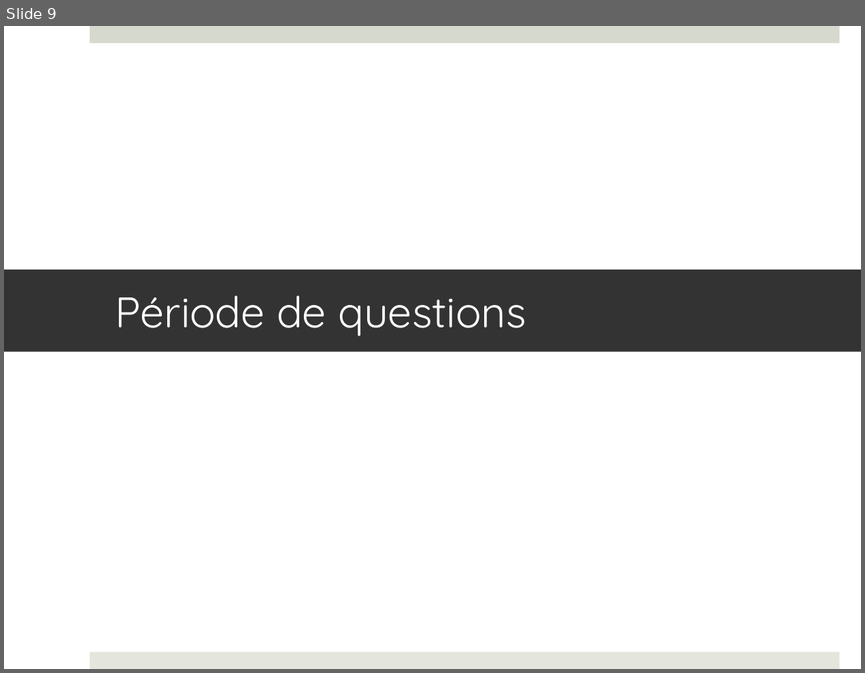
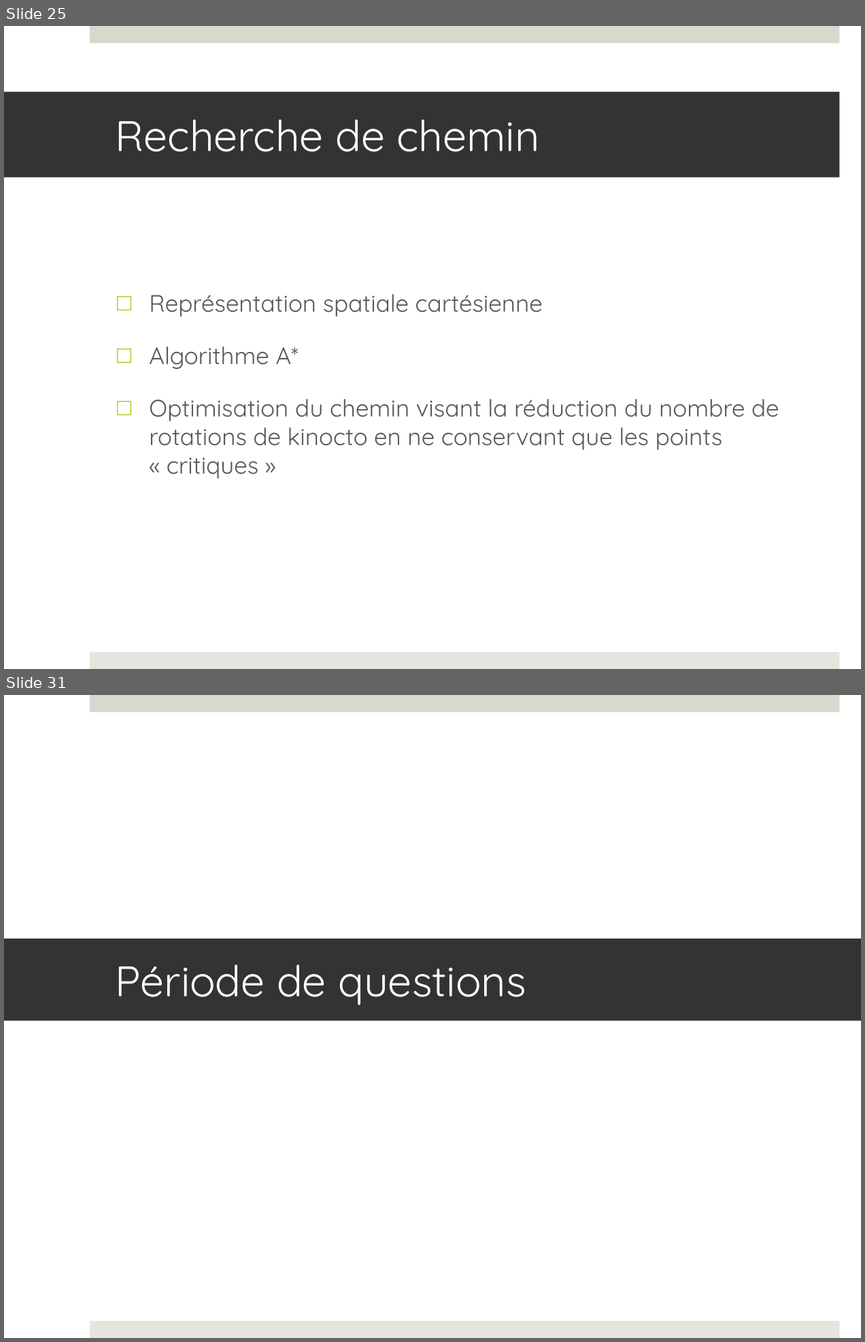
Before and after one commit to francisvalois/design3, a slide deck: reports/presentation/kinocto.pptx. Shown one above the other, each under a label of ours: slide 9 before the commit, slides 25 and 31 after it; the slides between them are not shown. The pictures are 865x673 and 865x1342 pixels, drawn with LibreOffice and Linux fonts; fonts in the diff are those of the drawing. Boxes give left, top, right and bottom in pixels: in the first picture for what was removed or moved away, otherwise in the second. Text is boxed around its words. In the diff, an @@ line names an element or a change of style, - is before the commit and + after.

```diff
--- a/reports/presentation/kinocto.pptx
+++ b/reports/presentation/kinocto.pptx
@@ slide 25 added at [4, 26, 861, 669], background #FFFFFF; not listed: 2 template elements that a slide beside it also shows @@
@@ title added at [4, 92, 839, 178], fill #333333, 36 pt, text #FFFFFF @@
+Recherche de chemin
@@ text added at [149, 294, 779, 478], 20 pt, text #595959 @@
+□ Représentation spatiale cartésienne
+□ Algorithme A*
+□ Optimisation du chemin visant la réduction du nombre de rotations de kinocto en ne conservant que les points « critiques »
@@ what was slide 9 is now slide 31 @@
```
Also in this commit, not shown: 3 slides changed, 25 other slides added, 4 slides removed, 3 other files.
